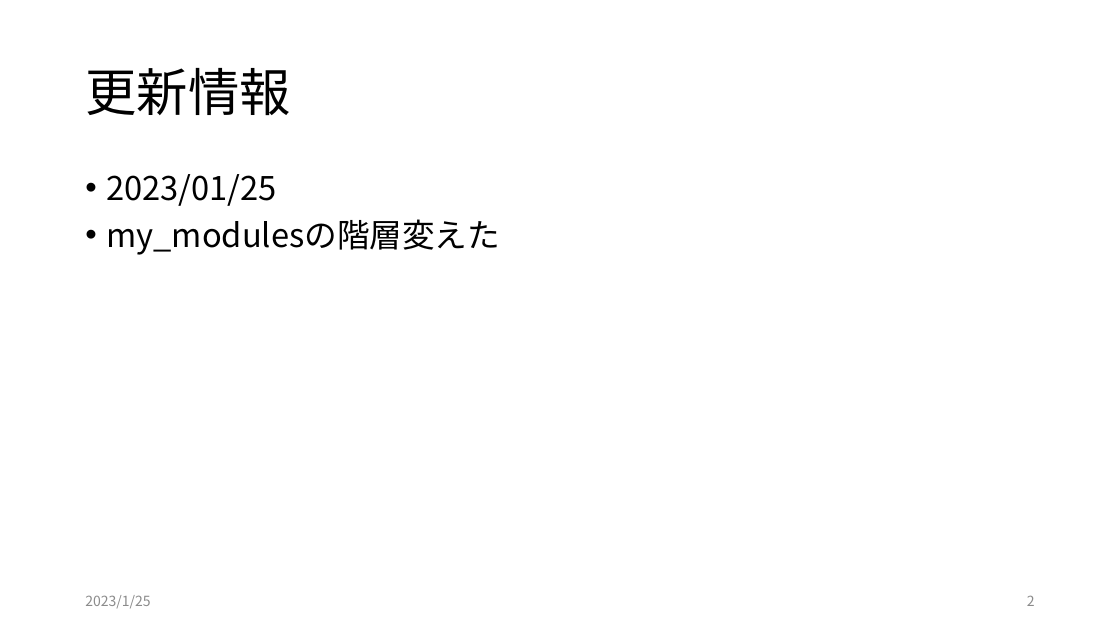
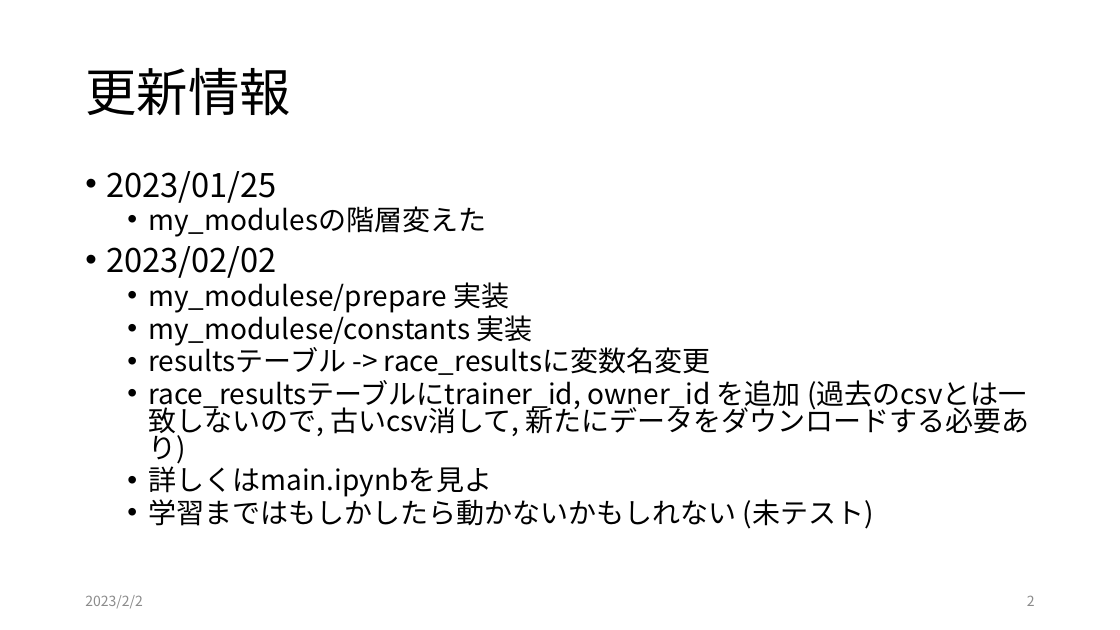
Before and after one commit to yodarjeering/horse_tmp, a slide deck: slide 2 of readme.pptx. Drawn at 1120x630 pixels with LibreOffice and Linux fonts; fonts in the diff are those of the drawing. Boxes give left, top, right and bottom in pixels: in the first picture for what was removed or moved away, otherwise in the second. Text is boxed around its words. In the diff, an @@ line names an element or a change of style, - is before the commit and + after.

```diff
--- a/readme.pptx
+++ b/readme.pptx
@@ text at box(106, 171, 486, 237): size 28 to 24 pt in "my_modulesの階層変えた"; line spacing 0.9 to 0.8; list level 1 to 2 in "my_modulesの階層変えた" @@
@@ text at box(106, 246, 1030, 529): paragraphs added @@
+• 2023/02/02
+  • my_modulese/prepare 実装
+  • my_modulese/constants 実装
+  • resultsテーブル -> race_resultsに変数名変更
+  • race_resultsテーブルにtrainer_id, owner_id を追加 (過去のcsvとは一致しないので, 古いcsv消して, 新たにデータをダウンロードする必要あり)
+  • 詳しくはmain.ipynbを見よ
+  • 学習まではもしかしたら動かないかもしれない (未テスト)
@@ text at box(85, 595, 143, 608): text changed @@
-2023/1/25
+2023/2/2
```
Also in this commit, not shown: 9 other slides changed, 10 other files.
